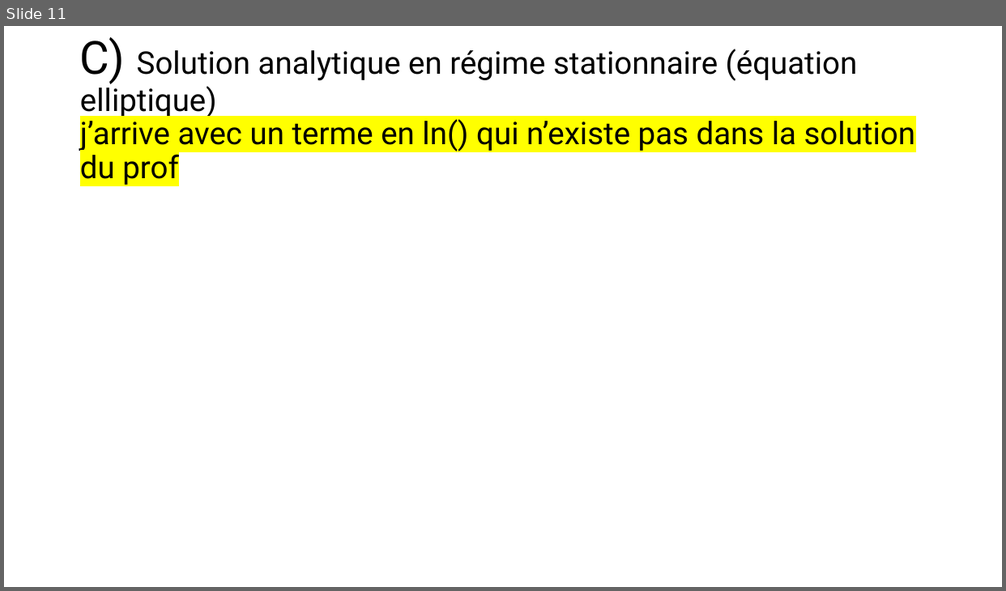
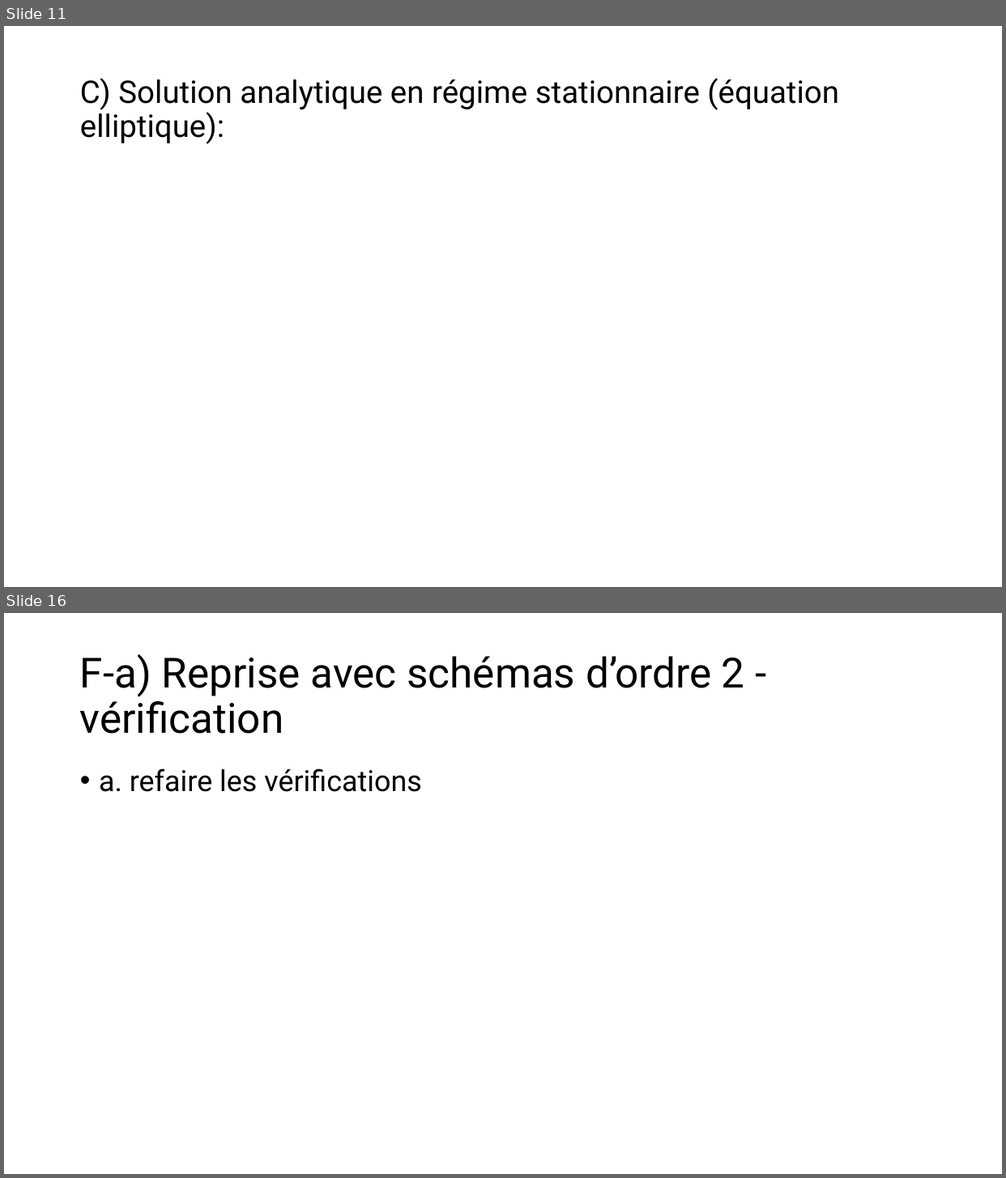
Before and after one commit to mehdibendaya/MEC8211-DEV1, a slide deck: Devoir_1.pptx. Shown one above the other, each under a label of ours: slide 11 before the commit, slides 11 and 16 after it; the slides between them are not shown. The pictures are 1006x591 and 1006x1178 pixels, drawn with LibreOffice and Linux fonts; fonts in the diff are those of the drawing; grey boxes stand for pictures. Boxes give left, top, right and bottom in pixels: in the first picture for what was removed or moved away, otherwise in the second. Text is boxed around its words. In the diff, an @@ line names an element or a change of style, - is before the commit and + after.

```diff
--- a/Devoir_1.pptx
+++ b/Devoir_1.pptx
@@ slide 16 added at <box>4,613,1002,1174</box>, background #FFFFFF @@
@@ title added at <box>80,654,745,734</box>, 40 pt, text #000000 @@
+F-a) Reprise avec schémas d’ordre 2 - vérification
@@ text added at <box>99,769,422,792</box>, 28 pt, text #000000 @@
+• a. refaire les vérifications
@@ slide 11 changed as well @@
@@ title at <box>80,78,839,144</box>: text changed @@
-C) Solution analytique en régime stationnaire (équation elliptique)
-j’arrive avec un terme en ln() qui n’existe pas dans la solution du prof
+C) Solution analytique en régime stationnaire (équation elliptique):
```
Also in this commit, not shown: 9 other slides changed, 7 other slides added, 1 slide removed, 2 other files.
